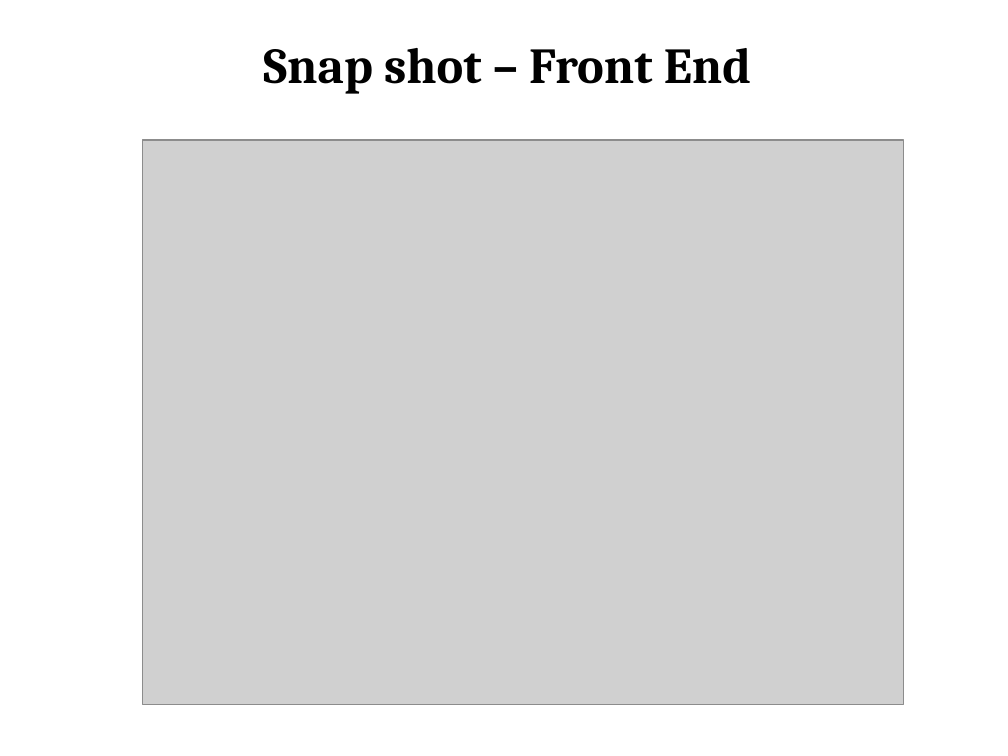
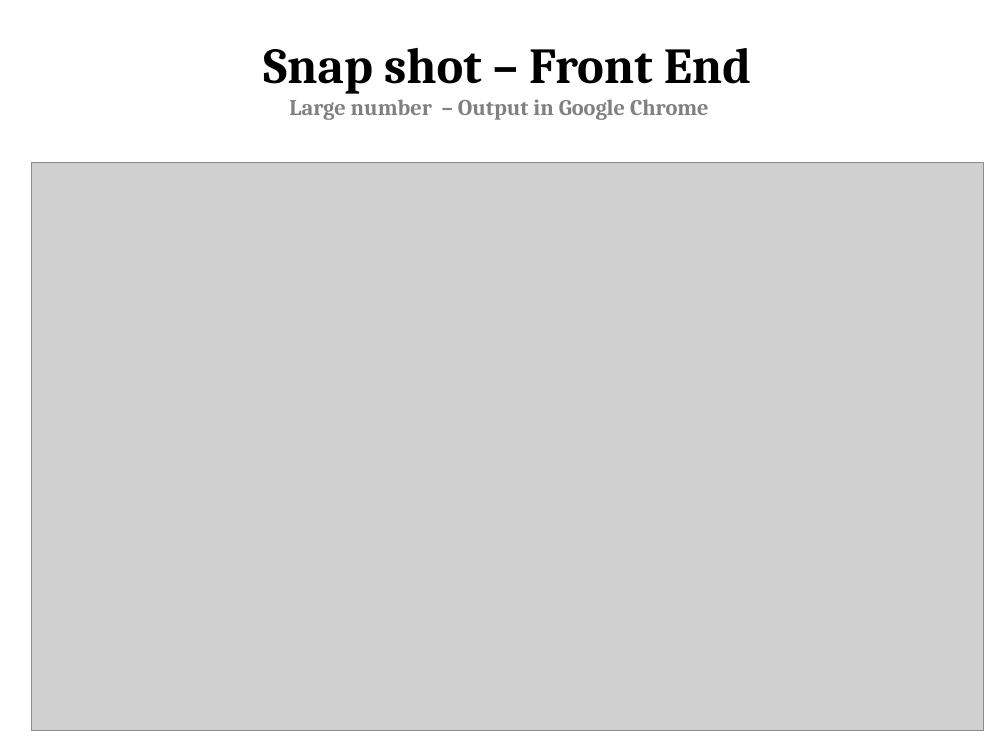
Before and after one commit to Shanmugaks/DTA, a slide deck: slide 10 of Documents/Shanmuga_Assignment.pptx. Drawn at 1008x756 pixels with LibreOffice and Linux fonts; fonts in the diff are those of the drawing; grey boxes stand for pictures. Boxes give left, top, right and bottom in pixels: in the first picture for what was removed or moved away, otherwise in the second. Text is boxed around its words. In the diff, an @@ line names an element or a change of style, - is before the commit and + after.

```diff
--- a/Documents/Shanmuga_Assignment.pptx
+++ b/Documents/Shanmuga_Assignment.pptx
@@ text added at (289,99,709,120), 16 pt, text #808080, bold @@
+Large number – Output in Google Chrome
@@ picture: place and size @@
-picture at (143,140,904,705)
+picture at (31,162,984,731)
```
Also in this commit, not shown: 9 other slides changed, 4 slides added.
